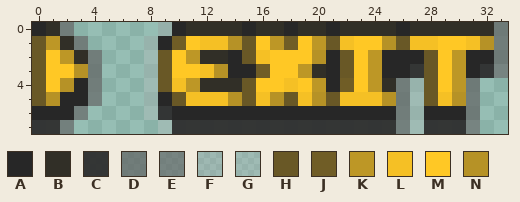
A pixel-art sprite gets an edit: Papi/Assets/Sprite/Menu/exit2.png. Above, as it was before the edit.
The file is 34x8 pixels. Pixels under 10% opacity are left out. Colours within 5 levels of each other are drawn and written as one.
Palette (. is transparent): A #272727  B #312f27  C #2f2f2ff3  D #616161b1  E #676767a9  F #adadad56  G #b5b5b54e  H #695826  J #705d26  K #bd9726  L #f5c025  M #ffc825  N #b69226
Pixels before, first column x 0:
0 ABD......FABBBBABBABBABBBBABBBBBBD
1 HKBD....GAJMLLNHMKJMKHLMMNHLLMMLND
2 HMKBD...GHMKBBAHLMMMNAHMKAAAHMKAAD
3 HMMND...GHMMLNAAJMMKBAHMKAACHMKACE
4 HMNAD...GHLKBBBHMMLMKAJMKBDGHMKD..
5 HNAAE...GAHLLLNHLNHLNHLLLNDGHLND..
6 AAAE....GCAAAAAAAAAAAAAAAADGAAAD..
7 CCE......GCCCCCCCCCCCCCCCCEGCCCE..
After:
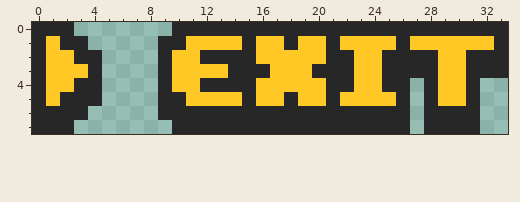
Edits made:
The author changed colour B to colour A in row 0 at x 1, 11 to 14, 16 to 17, 19 to 20, 22 to 25 and 27 to 32; in row 1 at x 2; in row 2 at x 3 and 12 to 13; in row 3 at x 20; in row 4 at x 12 to 14 and 25.
The author changed colour C to colour A in row 3 at x 27 and 32; in row 6 at x 9; in row 7 at x 0 to 1, 10 to 25 and 28 to 30.
The author changed colour D to colour A in row 0 at x 2 and 33; in row 1 at x 3 and 33; in row 2 at x 4 and 33; in row 3 at x 4; in row 4 at x 4, 26 and 31; in rows 5 to 6 at x 26 and 31.
The author changed colour E to colour A in row 3 at x 33; in row 5 at x 4; in row 6 at x 3; in row 7 at x 2, 26 and 31.
The author changed colour H to colour A in row 1 at x 0, 15, 21 and 26; in row 2 at x 0, 9, 15, 22 and 28; in row 3 at x 0, 9, 22 and 28; in row 4 at x 0, 9, 15 and 28; in row 5 at x 0, 10, 15, 18, 21 and 28.
The author changed colour J to colour A in row 1 at x 10 and 18; in row 3 at x 16; in row 4 at x 22.
The author changed colour K to colour M in row 1 at x 1, 17 and 20; in row 2 at x 2, 11, 24 and 30; in row 3 at x 19, 24 and 30; in row 4 at x 11, 20, 24 and 30.
The author changed colour L to colour M in row 1 at x 12 to 13, 22, 27 to 28 and 31; in row 2 at x 16; in row 3 at x 12; in row 4 at x 10 and 18; in row 5 at x 11 to 13, 16, 19, 22 to 24 and 29.
The author changed colour N to colour M in row 1 at x 14, 25 and 32; in row 2 at x 20; in row 3 at x 3 and 13; in row 4 at x 2; in row 5 at x 1, 14, 17, 20, 25 and 30.
Colour F is gone in row 0 at x 9.
Colour G is gone in rows 1 to 3 at x 8; in rows 4 to 6 at x 8 and 27; in row 7 at x 9 and 27.
Changed places in both pictures, as pixel boxes (x1, y1, x2, y2):
changed: (32, 22, 508, 134)
